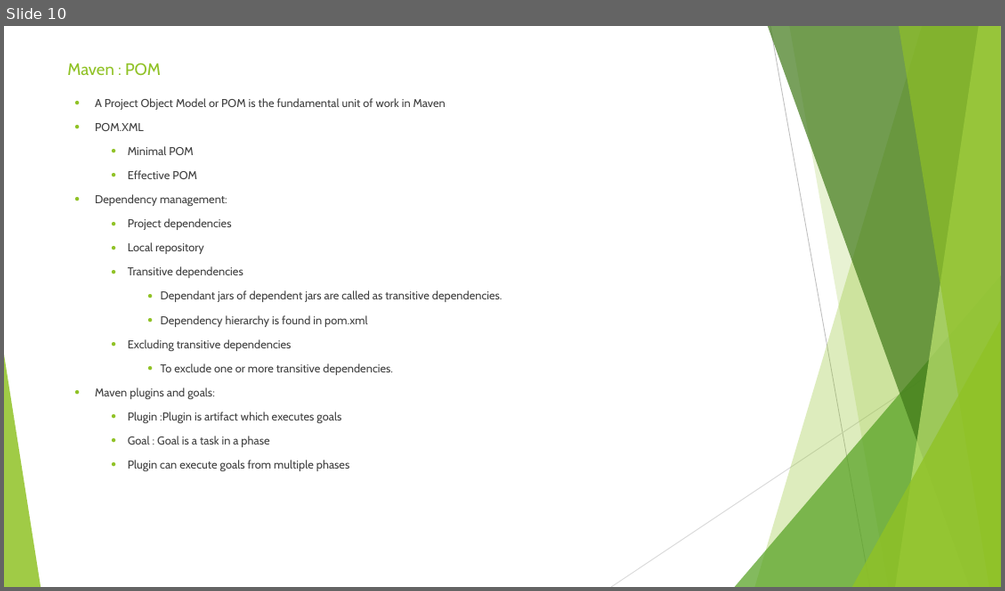
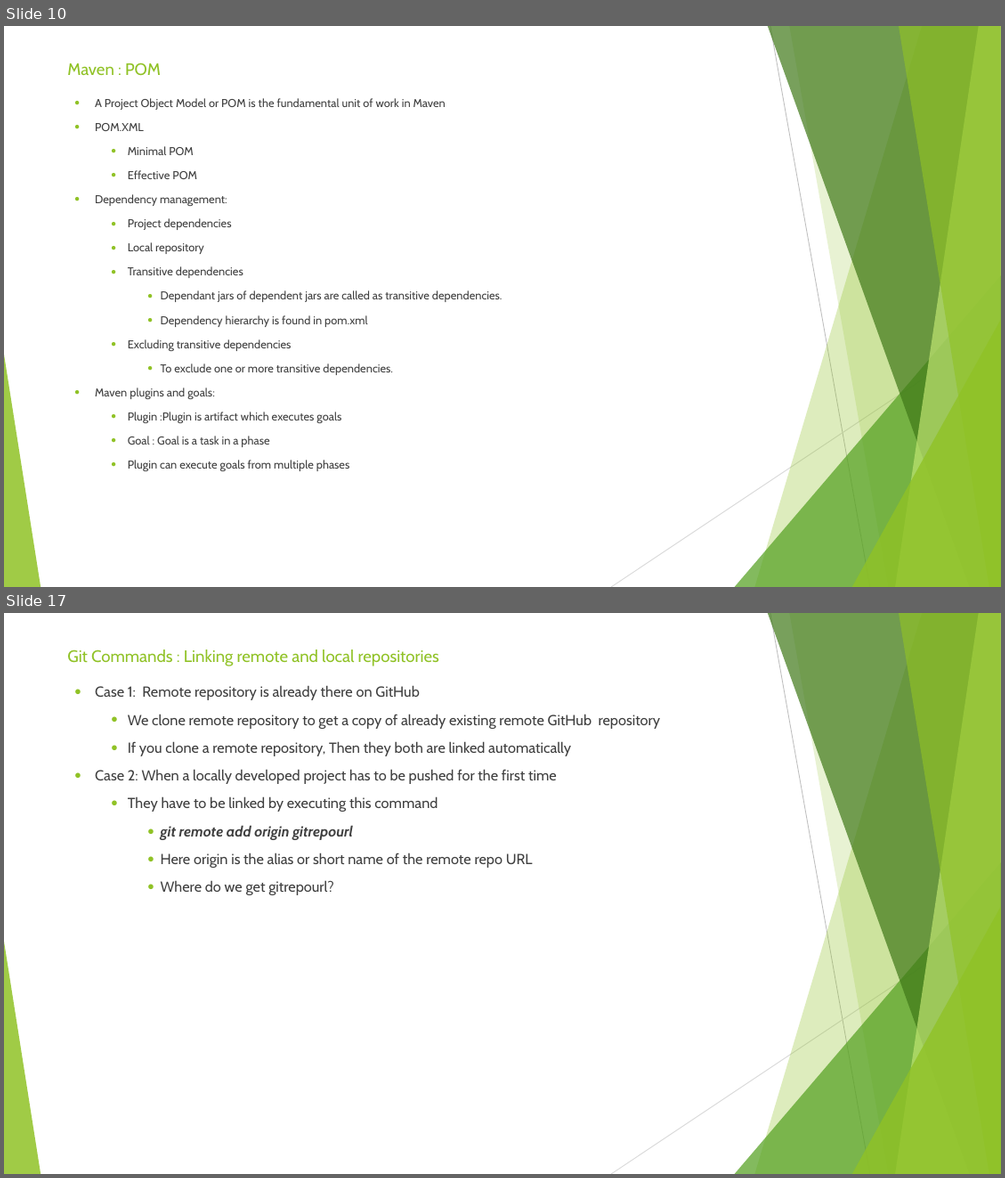
Before and after one commit to sidissir/mk-automation-framework-training, a slide deck: MavenPPT.pptx. Shown one above the other, each under a label of ours: slide 10 before the commit, slides 10 and 17 after it; the slides between them are not shown. The pictures are 1005x591 and 1005x1178 pixels, drawn with LibreOffice and Linux fonts; fonts in the diff are those of the drawing. Boxes give left, top, right and bottom in pixels: in the first picture for what was removed or moved away, otherwise in the second. Text is boxed around its words. In the diff, an @@ line names an element or a change of style, - is before the commit and + after.

```diff
--- a/MavenPPT.pptx
+++ b/MavenPPT.pptx
@@ slide 17 added at (x1=4, y1=613, x2=1001, y2=1174), background #FFFFFF; not listed: 10 template elements that a slide beside it also shows @@
@@ title added at (x1=67, y1=649, x2=439, y2=666), 16 pt, text #90C226 @@
+Git Commands : Linking remote and local repositories
@@ text added at (x1=95, y1=685, x2=661, y2=895), 14 pt, text #3F3F3F @@
+● Case 1: Remote repository is already there on GitHub
+  ● We clone remote repository to get a copy of already existing remote GitHub repository
+  ● If you clone a remote repository, Then they both are linked automatically
+● Case 2: When a locally developed project has to be pushed for the first time
+  ● They have to be linked by executing this command
+    ● git remote add origin gitrepourl
+    ● Here origin is the alias or short name of the remote repo URL
+    ● Where do we get gitrepourl?
```
Also in this commit, not shown: 11 other slides added, 1 other file.
